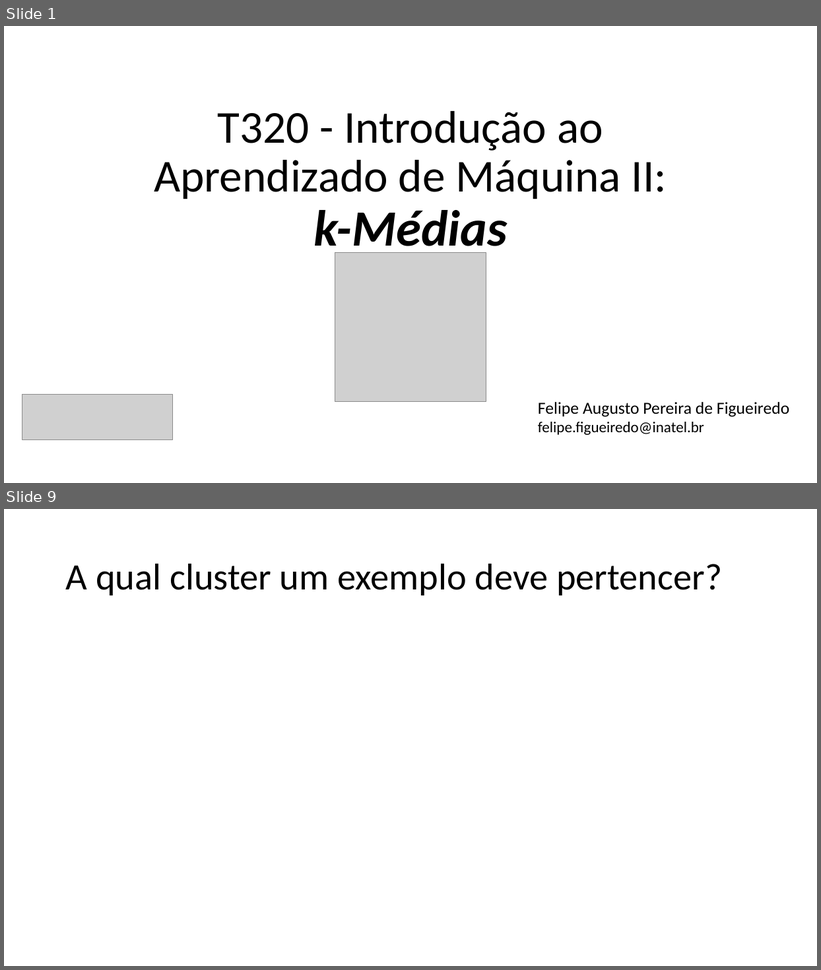
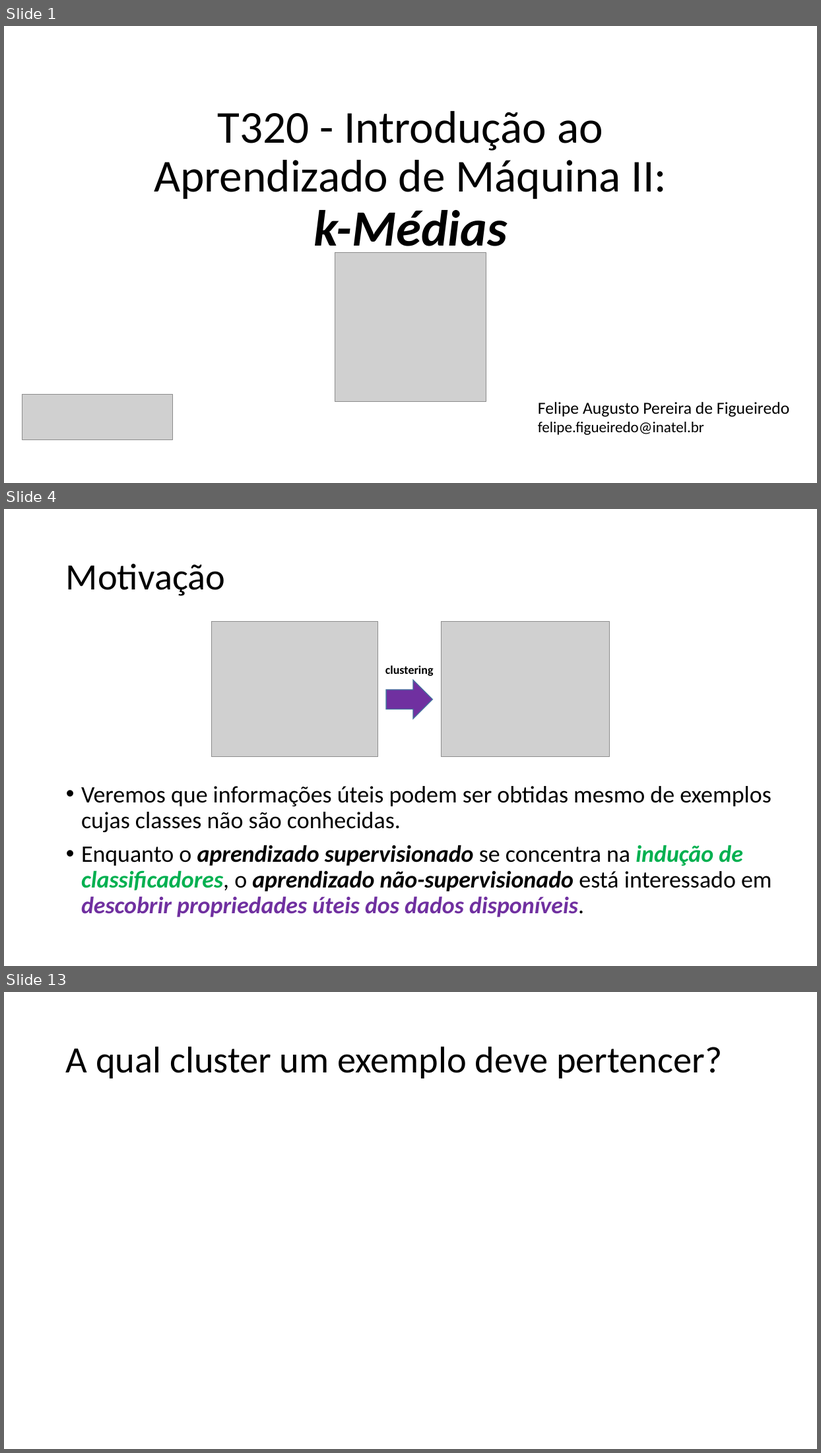
Before and after one commit to zz4fap/t320_aprendizado_de_maquina, a slide deck: slides/T320_kMeans.pptx. Shown one above the other, each under a label of ours: slides 1 and 9 before the commit, slides 1, 4 and 13 after it; the slides between them are not shown. The pictures are 821x970 and 821x1453 pixels, drawn with LibreOffice and Linux fonts; fonts in the diff are those of the drawing; grey boxes stand for pictures. Boxes give left, top, right and bottom in pixels: in the first picture for what was removed or moved away, otherwise in the second. Text is boxed around its words. In the diff, an @@ line names an element or a change of style, - is before the commit and + after.

```diff
--- a/slides/T320_kMeans.pptx
+++ b/slides/T320_kMeans.pptx
@@ slide 4 added at <box>4,509,817,966</box>, background #FFFFFF @@
@@ title added at <box>66,564,225,596</box>, 44 pt, text #000000 @@
+Motivação
@@ group added at <box>212,622,610,757</box>: 2 pictures, 1 text, 1 right arrow @@
+clustering
@@ text added at <box>81,786,772,918</box>, 28 pt, text #000000 @@
+• Veremos que informações úteis podem ser obtidas mesmo de exemplos cujas classes não são conhecidas.
+• Enquanto o aprendizado supervisionado se concentra na indução de classificadores, o aprendizado não-supervisionado está interessado em descobrir propriedades úteis dos dados disponíveis.
@@ what was slide 9 is now slide 13 @@
```
Also in this commit, not shown: 10 slides changed, 4 other slides added, 2 other files.
